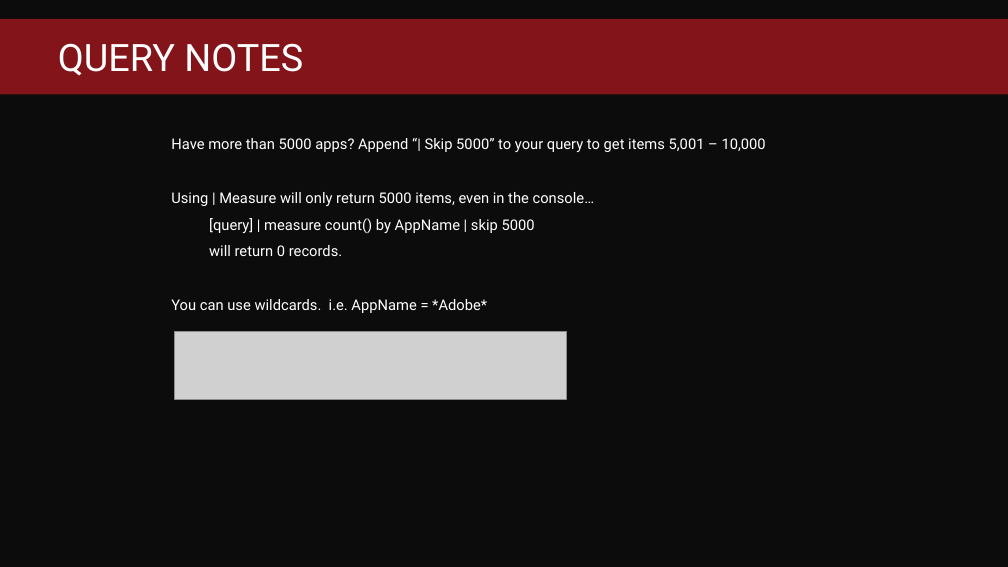
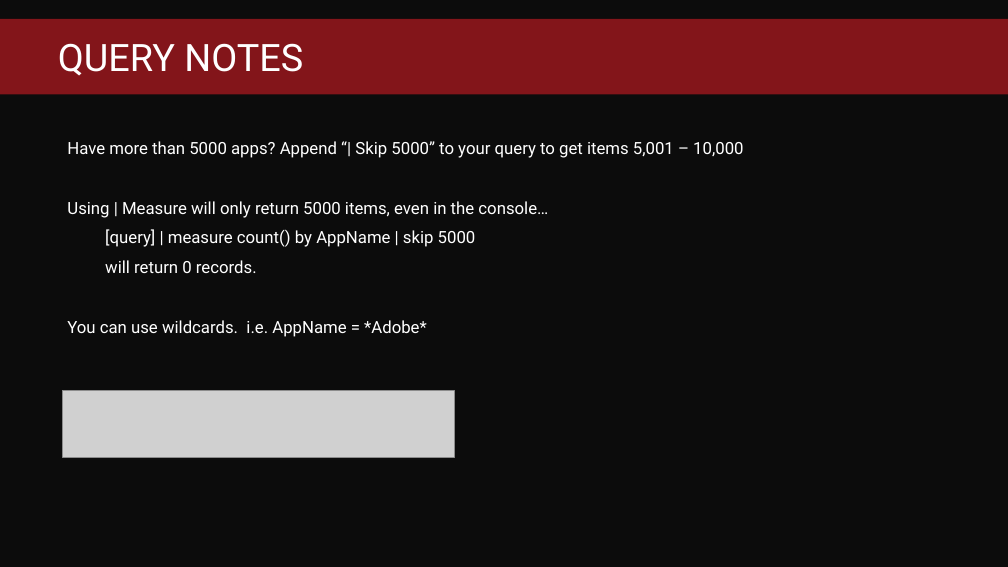
Before and after one commit to fredbainbridge/WindowsUpgradeReadiness, a slide deck: slide 28 of MMS 2017 - Windows Upgrade Readiness.pptx (slide 23 before the commit). Drawn at 1008x567 pixels with LibreOffice and Linux fonts; fonts in the diff are those of the drawing; grey boxes stand for pictures; background and template pictures are left out. Boxes give left, top, right and bottom in pixels: in the first picture for what was removed or moved away, otherwise in the second. Text is boxed around its words. In the diff, an @@ line names an element or a change of style, - is before the commit and + after.

```diff
--- a/MMS 2017 - Windows Upgrade Readiness.pptx
+++ b/MMS 2017 - Windows Upgrade Readiness.pptx
@@ text "Have more than 5000 apps? ..." at box(67, 141, 743, 337): size 14 to 16 pt; list level 4 to 1 in "Have more than 5000 apps? ..."; list level 4 to 1 in "Using | Measure will only ..."; list level 4 to 1 in "[query] | measure count() by ..."; list level 4 to 1 in "will return 0 records."; list level 4 to 1 in "You can use wildcards. i.e. ..." @@
@@ picture: place and size @@
-picture at box(175, 332, 566, 400)
+picture at box(63, 390, 454, 458)
```
Also in this commit, not shown: 4 other slides changed, 5 slides added.
